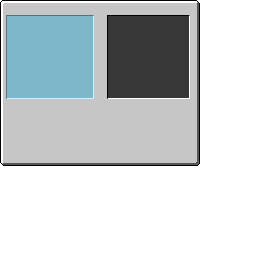
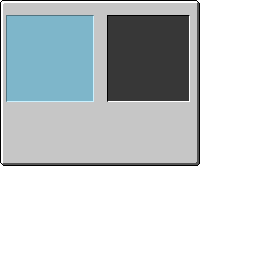
Two versions of the same layered image (w=256, h=256). Layer-by-layer changes:
removed layer "图层 2" over [6, 97, 190, 102]
painted on "矩形 1" over [6, 97, 190, 102]
